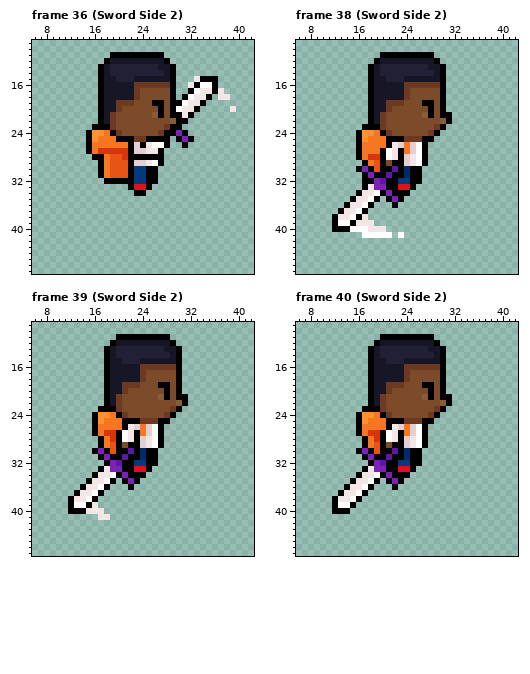
Pixel-art file: Aseprites/Heroi.aseprite. The first picture shows the starting point.
49x55 pixels, 60 frames. Shown: frame 36 (Sword Side 2): x 6..42, y 9..47; frame 38 (Sword Side 2): x 6..42, y 9..47; frame 39 (Sword Side 2): x 6..42, y 9..47; frame 40 (Sword Side 2): x 6..42, y 9..47. The commit also changed other frames, which this record leaves out.
And afterwards:
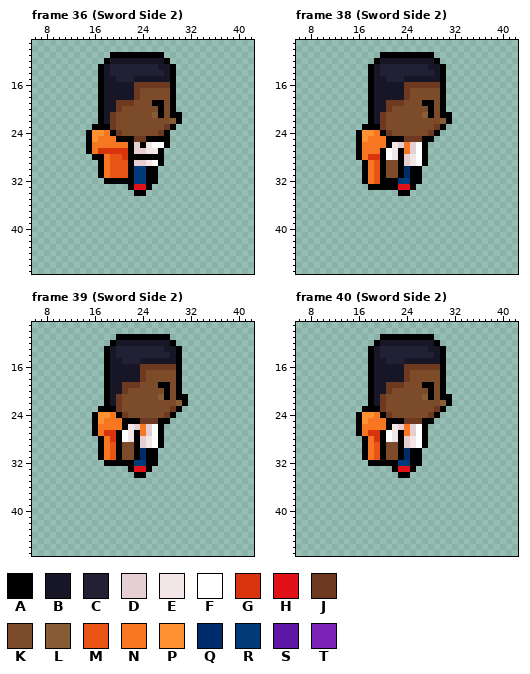
Palette (. is transparent): A #000000  B #171626  C #222034  D #e6cfd2  E #f2e6e7  F #ffffff  G #d9340b  H #e01117  J #6e3921  K #7b4b2a  L #875d36  M #e85415  N #f77622  P #ff9130  Q #002b6b  R #013b7a  S #5d16a5  T #7c22b7
The edit:
layer "effect" now hidden
layer "sword" now hidden
--- frame 36 (Sword Side 2)
@@ x 27..41 @@
 14 CBA............
-15 BBA...EAAA.....
-16 JJA..EAFFA.....
-17 KKA..AFEEAE....
-18 KKA.AFEEA.EE...
-19 AKAAFEEA.......
-20 AKAFEEA.....E..
-21 AKAAEA.........
-22 KKLAA..........
-23 KJAA...........
-24 JAATA..........
-25 AA.ATA.........
-26 FA..A..........
+15 BBA............
+16 JJA............
+17 KKA............
+18 KKA............
+19 AKA............
+20 AKA............
+21 AKAA...........
+22 KKLA...........
+23 KJA............
+24 JA.............
+25 AA.............
+26 FA.............
 27 A..............
--- frame 38 (Sword Side 2)
@@ x 10..25 @@
 28 ......ANGGAFEADE
-29 .......ANMAKAADE
-30 ......ATAMAASAQA
-31 .......ATAASAAQA
-32 .......AATSAARRA
-33 .......AETTAAHHA
-34 ......AEEFATAAA.
-35 .....AEEFA.ATA..
-36 ....AEEFA...A...
-37 ...AEEFA........
-38 ..AEEFAE........
-39 ..AFFAEEE.......
-40 ..AAAFFFEEE.....
-41 .......FFFFF.F..
+29 .......ANMAKKADE
+30 .......ANMAKKAQA
+31 .......ANMAKKAQA
+32 .......ANMAAARRA
+33 ........AAAAAHHA
+34 .............AA.
+35 ................
+36 ................
+37 ................
+38 ................
+39 ................
+40 ................
+41 ................
 42 ................
--- frame 39 (Sword Side 2)
@@ x 10..25 @@
 28 .......ANGAFEADE
-29 .......ANMAKAADE
-30 ......ATAMAASAQA
-31 .......ATAASAAQA
-32 ........ATSAARRA
-33 .......AETTAAHHA
-34 ......AEEFATAAA.
-35 .....AEEFA.ATA..
-36 ....AEEFA...A...
-37 ...AEEFA........
-38 ..AEEFA.........
-39 ..AFFAE.........
-40 ..AAAEEE........
-41 .......EE.......
+29 .......ANMAKKADE
+30 .......ANMAKKAQA
+31 .......ANMAKKAQA
+32 ........AAAAARRA
+33 ............AHHA
+34 .............AA.
+35 ................
+36 ................
+37 ................
+38 ................
+39 ................
+40 ................
+41 ................
 42 ................
--- frame 40 (Sword Side 2)
@@ x 10..25 @@
 28 .......ANGAFEADE
-29 .......ANMAKAADE
-30 ......ATAMAASAQA
-31 .......ATAASAAQA
-32 ........ATSAARRA
-33 .......AETTAAHHA
-34 ......AEEFATAAA.
-35 .....AEEFA.ATA..
-36 ....AEEFA...A...
-37 ...AEEFA........
-38 ..AEEFA.........
-39 ..AFFA..........
-40 ..AAA...........
+29 .......ANMAKKADE
+30 .......ANMAKKAQA
+31 .......ANMAKKAQA
+32 ........AAAAARRA
+33 ............AHHA
+34 .............AA.
+35 ................
+36 ................
+37 ................
+38 ................
+39 ................
+40 ................
 41 ................
